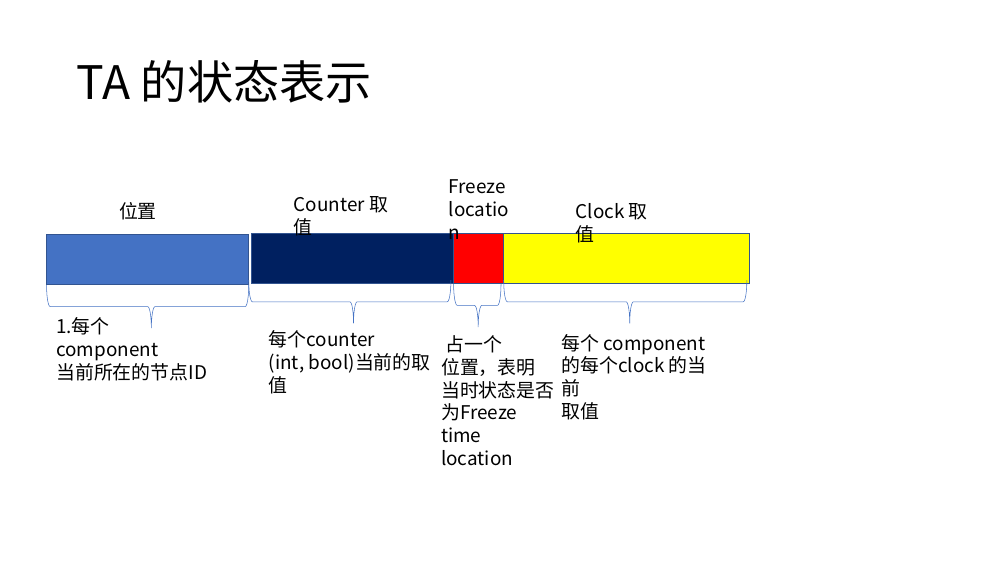
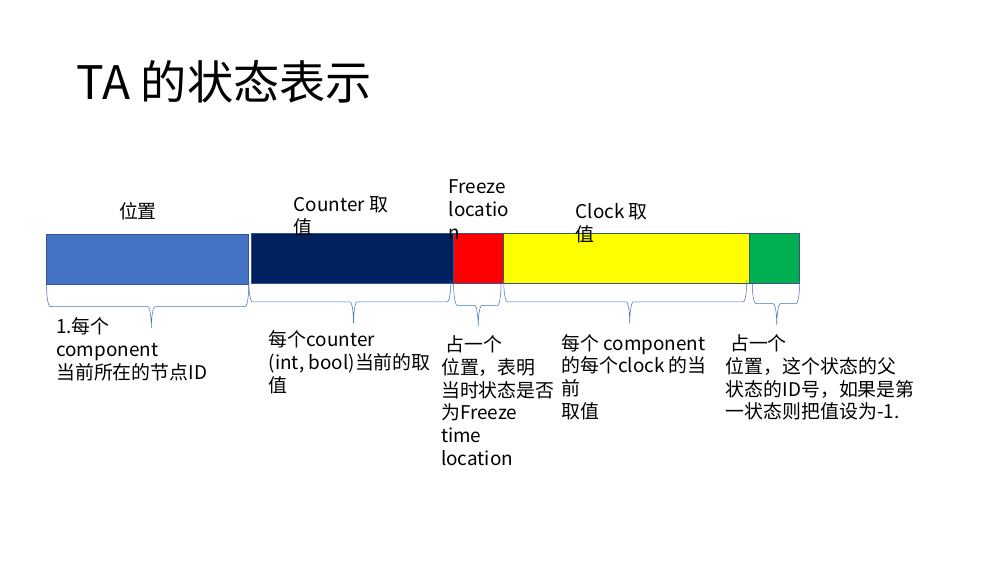
Before and after one commit to djuanbei/graphmodel, a slide deck: slide 5 of Graph model.pptx. Drawn at 1008x567 pixels with LibreOffice and Linux fonts; fonts in the diff are those of the drawing. Boxes give left, top, right and bottom in pixels: in the first picture for what was removed or moved away, otherwise in the second. Text is boxed around its words. In the diff, an @@ line names an element or a change of style, - is before the commit and + after.

```diff
--- a/Graph model.pptx
+++ b/Graph model.pptx
@@ rectangle added at [749, 234, 800, 284], fill #00B050, outline #325491 1 pt @@
@@ left brace added at [752, 282, 800, 325], outline #4472C4 0.5 pt @@
@@ text added at [726, 334, 915, 420], 18 pt, text #000000 @@
+占一个
+位置，这个状态的父
+状态的ID号，如果是第
+一状态则把值设为-1.
```
Also in this commit, not shown: 19 other files.
